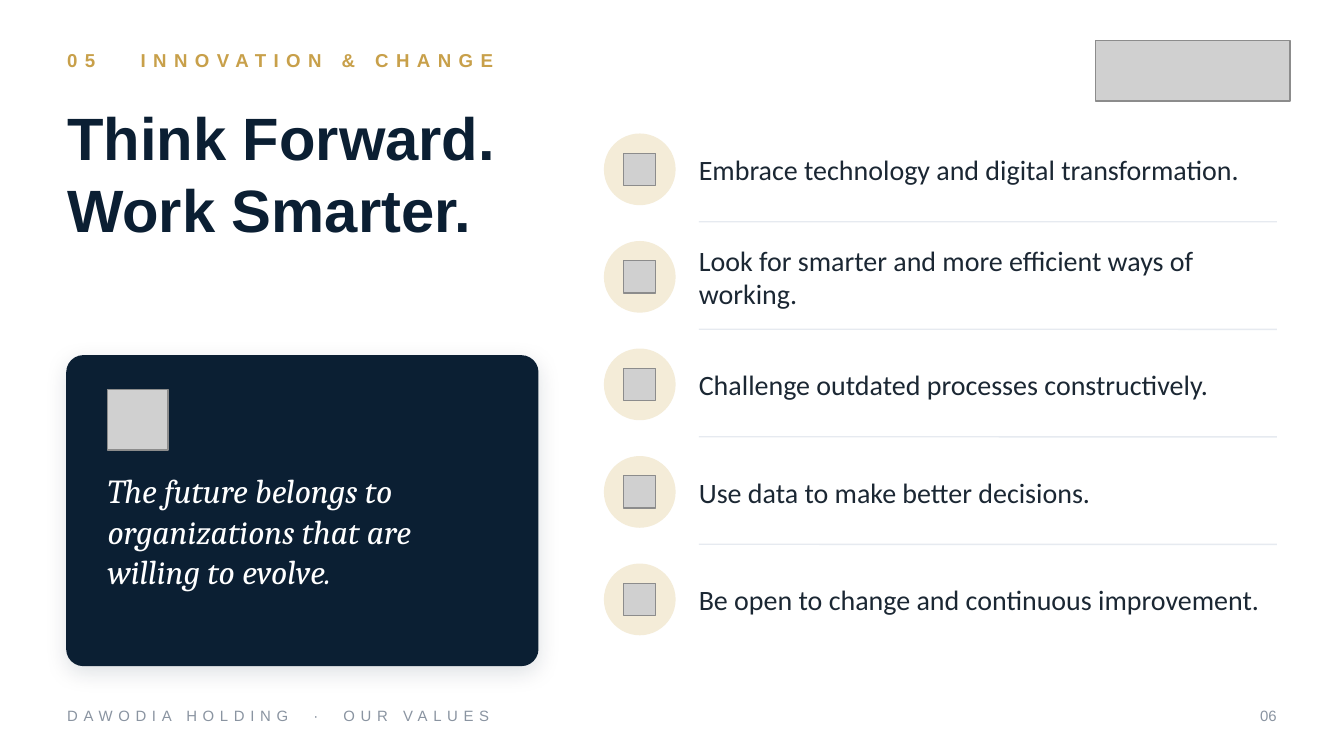
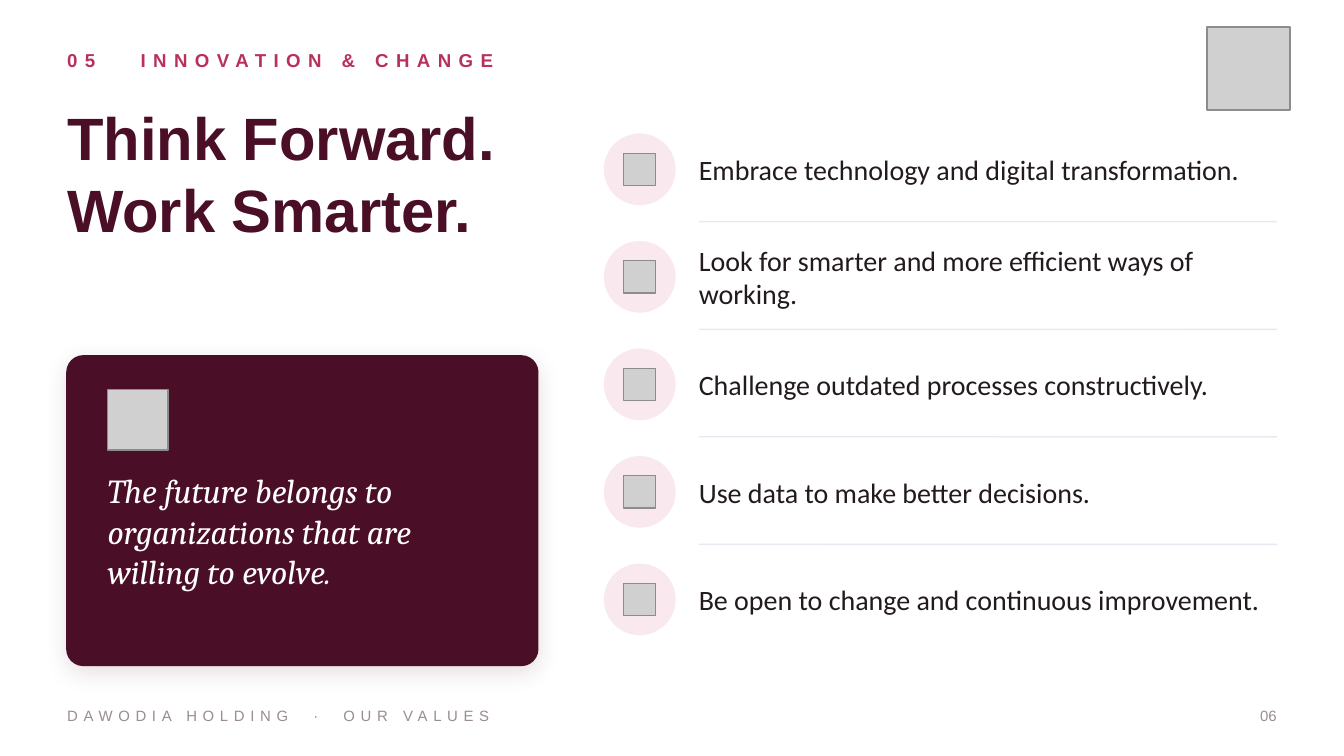
Before and after one commit to Fazmeershan/testgithub, a slide deck: slide 6 of presentation/Dawodia_Holding_Our_Values.pptx. Drawn at 1344x756 pixels with LibreOffice and Linux fonts; fonts in the diff are those of the drawing; grey boxes stand for pictures. Boxes give left, top, right and bottom in pixels: in the first picture for what was removed or moved away, otherwise in the second. Text is boxed around its words. In the diff, an @@ line names an element or a change of style, - is before the commit and + after.

```diff
--- a/presentation/Dawodia_Holding_Our_Values.pptx
+++ b/presentation/Dawodia_Holding_Our_Values.pptx
@@ picture: place and size @@
-picture at box(1095, 40, 1290, 101)
+picture at box(1207, 27, 1290, 110)
@@ text "05 INNOVATION & CHANGE" at box(67, 54, 493, 67): text colour #C8A04A to #B8315A @@
@@ text "Think Forward." at box(67, 116, 495, 233): text colour #0B1F33 to #4A0F26 @@
@@ rounded rectangle at box(67, 356, 538, 665): fill #0B1F33 to #4A0F26; outline #0B1F33 1 pt to #4A0F26 1 pt; shadow changed @@
@@ fill #F4ECD8 to #F9E8EE; outline #F4ECD8 1 pt to #F9E8EE 1 pt in 5 elements at box(605, 134, 675, 204), box(605, 242, 675, 312), box(605, 349, 675, 419), box(605, 457, 675, 527), box(605, 564, 675, 634) @@
@@ text colour #1B2733 to #221A1D in 5 elements at box(699, 160, 1238, 185), box(699, 251, 1193, 309), box(699, 375, 1207, 400), box(699, 483, 1090, 504), box(699, 590, 1259, 615) @@
@@ text "DAWODIA HOLDING · OUR VALUES" at box(67, 710, 489, 721): text colour #8A94A1 to #9A8C92 @@
@@ text "06" at box(1260, 710, 1277, 721): text colour #8A94A1 to #9A8C92 @@
```
Also in this commit, not shown: 8 other slides changed, 6 other files.
